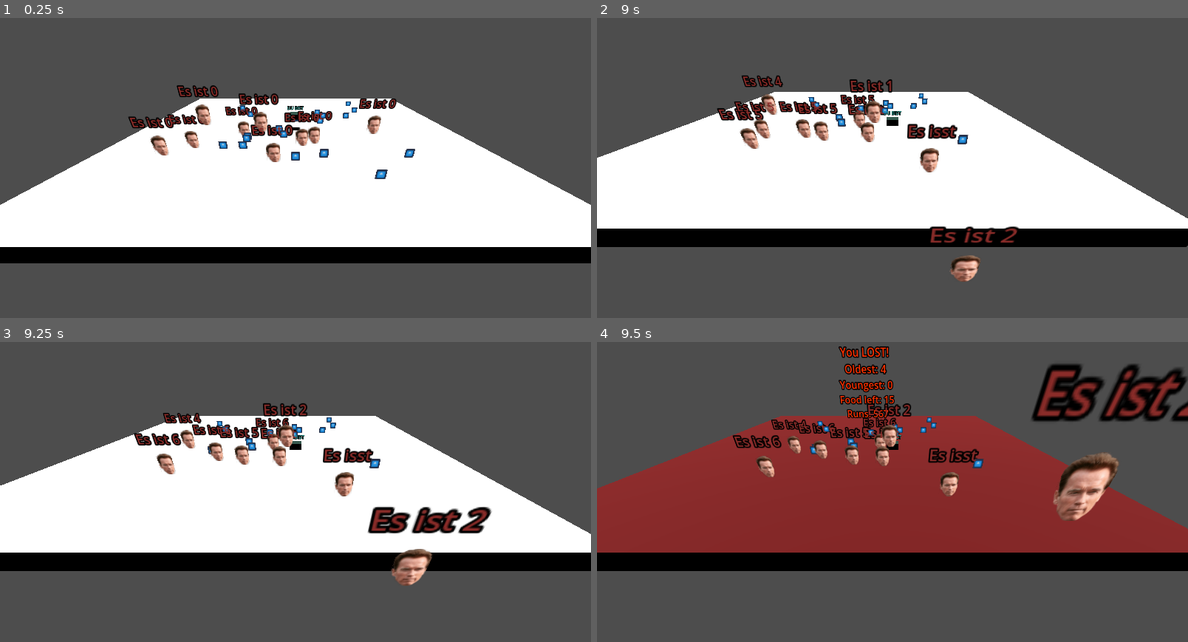
Above: before the commit, frames 1-4 (two rows, left to right).
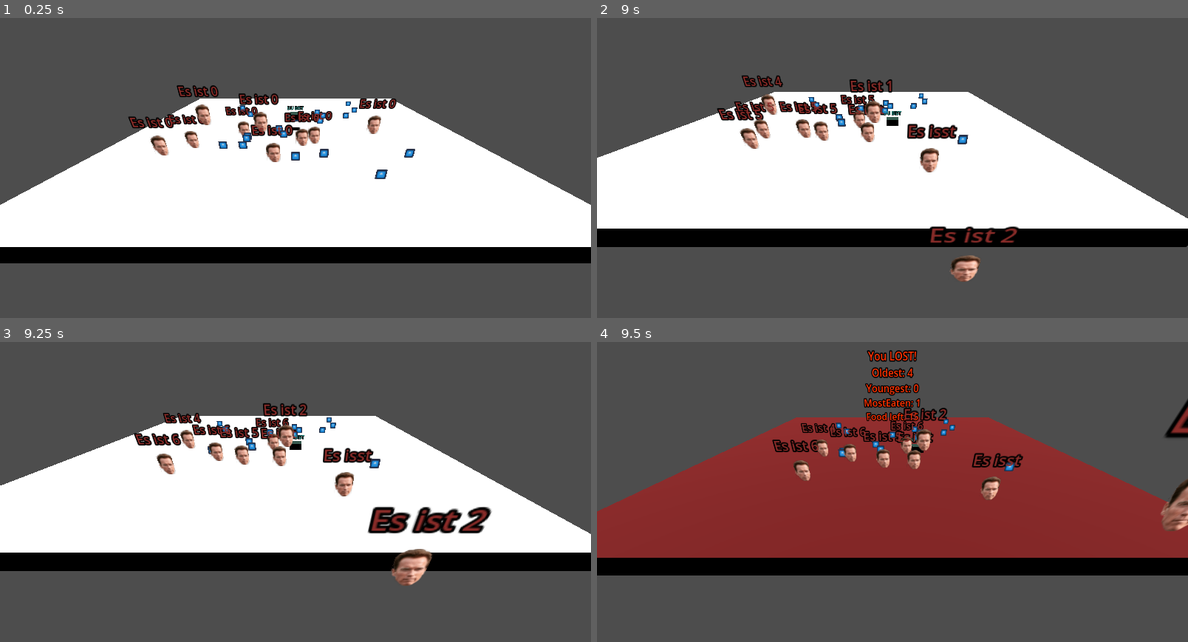
Above: after the commit, the same moments.

Repository: djaessel/godont
Game: Godot game, scene res://main.tscn
Same seed, same stepped clock (60 frames per second), same inputs: the game is played once before the commit and once after it. The engine's default icon, where the game draws it, is replaced by a stand-in: a white triangle on a blue panel in a dark square.
Inputs:
- Up to frame 1 (0.25 s): no input
- Up to frame 2 (9 s): hold Right (move_right) 0.53-1.28 s; tap Space (jump) at 0.77, 1.52, 3.02, 3.77, 4.52, 6.02, 6.77, 7.52 s; hold Down (move_back) 1.28-2.03 s; hold Right (move_right) 2.03-2.78 s; hold Up (move_forward) 2.78-3.53 s; hold Left (move_left) 3.53-5.03 s; hold Down (move_back) 5.03-5.78 s; hold Right (move_right) 5.78-6.53 s; hold Up (move_forward) 6.53-7.28 s; hold Right (move_right) 7.28-8.03 s; hold Down (move_back) 8.03-8.78 s; hold Left (move_left) from 8.78 s (still down)
- Up to frame 3 (9.25 s): keep holding Left (move_left); tap Space (jump) at 9.02 s
- Up to frame 4 (9.5 s): keep holding Left (move_left)

Frames 1-3 are identical in both runs. In frame 4, 17% of the frame differs, in the area x 0-100%, y 1-78%.

Commit message:
finish optimiztions + extra sounds

Diff:
--- a/Ground.gd
+++ b/Ground.gd
@@ -2,8 +2,9 @@
 
 @export var finish = false
 var force_finish = false
-var oldest = 0
+var oldest = -1
 var youngest = 1000000
+var mostEaten = -1
 var won = false
 var runsCount = 0
 var firstCallFinish = true
@@ -36,6 +37,23 @@
 		add_child(m)
 
 
+func createFinishLabel():
+	var groundMesh = get_node("SuperMesh")
+	var finishLabel = get_parent().get_node("FinishLabel")
+	if won:
+		finishLabel.text = "You WON!\n"
+		groundMesh.get_active_material(0).albedo_color = Color(0.1, 0.5, 0.1)
+	else:
+		finishLabel.text = "You LOST!\n"
+		finishLabel.modulate = Color(1.0, 0.2, 0.0)
+		groundMesh.get_active_material(0).albedo_color = Color(0.5, 0.1, 0.1)
+	finishLabel.text += "Oldest: " + str(oldest) + "\n"
+	finishLabel.text += "Youngest: " + str(youngest) + "\n"
+	finishLabel.text += "MostEaten: " + str(mostEaten) + "\n"
+	finishLabel.text += "Food left: " + str(len(getAllFood())) + "\n"
+	#finishLabel.text += "Runs: " + str(runsCount) + "\n"
+
+
 func doFinshingCode():
 	if force_finish:
 		get_tree().quit()
@@ -44,28 +62,25 @@
 
 		if youngest >= 1000000:
 			youngest = -1
-		if oldest == 0:
-			oldest = -1
 
-		var groundMesh = get_node("SuperMesh")
+		for m in getAllMobs():
+			if mostEaten < m.hasEaten:
+				mostEaten = m.hasEaten
+
 		var player = get_parent().get_node("Player")
 		if player.dead:
+			var groundMesh = get_node("SuperMesh")
 			groundMesh.get_active_material(0).albedo_color = Color(0.9, 0.1, 0.1)
 			for m in getAllMobs():
 				m.get_node("HastaLaVista").play()
 
-		var finishLabel = get_parent().get_node("FinishLabel")
 		if won:
-			finishLabel.text = "You WON!\n"
-			groundMesh.get_active_material(0).albedo_color = Color(0.1, 0.5, 0.1)
+			get_parent().get_node("won").play()
 		else:
-			finishLabel.text = "You LOST!\n"
-			finishLabel.modulate = Color(1.0, 0.2, 0.0)
-			groundMesh.get_active_material(0).albedo_color = Color(0.5, 0.1, 0.1)
-		finishLabel.text += "Oldest: " + str(oldest) + "\n"
-		finishLabel.text += "Youngest: " + str(youngest) + "\n"
-		finishLabel.text += "Food left: " + str(len(getAllFood())) + "\n"
-		finishLabel.text += "Runs: " + str(runsCount) + "\n"
+			get_parent().get_node("lost").play()
+
+		createFinishLabel()
+
 
 
 func getAllFood():
@@ -87,32 +102,38 @@
 func checkFallOver():
 	for m in getAllMobs():
 		if m.position.y < -5:
+			get_node("oneDied").play()
+
 			if m.cycles < youngest:
 				youngest = m.cycles
 			if m.cycles > oldest:
 				oldest = m.cycles
+			if mostEaten < m.hasEaten:
+				mostEaten = m.hasEaten
 			#print("One jumped over! > ", m.get_instance_id(), " | Cycles: ", m.cycles)
 			remove_child(m)
 
 
 func checkCollisions():
 	var allMobs = getAllMobs()
+	var player = get_parent().get_node("Player")
 	for m in allMobs:
 		for index in m.get_slide_collision_count():
 			var collision = m.get_slide_collision(index)
 			var body = collision.get_collider()
 			if "Player" in body.name:
 				finish = true
+				player.hit = true
 				m.get_node("Excellent").play()
 			elif "StaticBody3D" in body.name:
 				m.triggerEating = true
 				remove_child(body)
-	var player = get_parent().get_node("Player")
 	for index in player.get_slide_collision_count():
 		var collision = player.get_slide_collision(index)
 		var body = collision.get_collider()
 		if "CharacterBody3D" in body.name:
 			finish = true
+			player.hit = true
 
 
 func checkFinishConditions():
--- a/MyCam.gd
+++ b/MyCam.gd
@@ -13,9 +13,10 @@
 # Called every frame. 'delta' is the elapsed time since the previous frame.
 func _process(_delta):
 	var player = get_parent().get_node("Player")
-	if not player.dead:
+	var ground = get_parent().get_node("Ground")
+	if not player.dead and not player.hit and not ground.finish:
 		position.x = player.position.x
 		position.y = player.position.y + differ * 2
 	else:
 		position.x = 0
-		position.y = 10
+		position.y = 12
--- a/main.tscn
+++ b/main.tscn
@@ -1,9 +1,12 @@
-[gd_scene load_steps=8 format=3 uid="uid://bht7s8su4eybd"]
+[gd_scene load_steps=11 format=3 uid="uid://bht7s8su4eybd"]
 
 [ext_resource type="Script" path="res://Ground.gd" id="1_kq3cc"]
 [ext_resource type="PackedScene" uid="uid://biktulgqrrh4f" path="res://player.tscn" id="2_dsjst"]
 [ext_resource type="Script" path="res://MyCam.gd" id="3_plwtd"]
 [ext_resource type="AudioStream" uid="uid://ci2pcvnbs75he" path="res://backgroundMusic1.mp3" id="4_qi5pc"]
+[ext_resource type="AudioStream" uid="uid://3cgkefd683fo" path="res://sound/t1_be_back.wav" id="5_6j6iu"]
+[ext_resource type="AudioStream" uid="uid://d0p6v784b8qc" path="res://sound/t3_destiny.wav" id="6_gak0y"]
+[ext_resource type="AudioStream" uid="uid://bixl0g738kvjs" path="res://sound/t3_terminated.wav" id="7_rlw8f"]
 
 [sub_resource type="BoxShape3D" id="BoxShape3D_ylrk6"]
 size = Vector3(60, 2, 60)
@@ -19,6 +22,12 @@
 [node name="Ground" type="StaticBody3D" parent="."]
 transform = Transform3D(1, 0, 0, 0, 1, 0, 0, 0, 1, 0, -1, 0)
 script = ExtResource("1_kq3cc")
+
+[node name="oneDied" type="AudioStreamPlayer3D" parent="Ground"]
+stream = ExtResource("5_6j6iu")
+volume_db = -1.0
+pitch_scale = 0.79
+emission_angle_enabled = true
 
 [node name="SuperCollision" type="CollisionShape3D" parent="Ground"]
 shape = SubResource("BoxShape3D_ylrk6")
@@ -45,3 +54,12 @@
 stream = ExtResource("4_qi5pc")
 volume_db = -1.0
 pitch_scale = 0.48
+autoplay = true
+
+[node name="won" type="AudioStreamPlayer3D" parent="."]
+stream = ExtResource("6_gak0y")
+
+[node name="lost" type="AudioStreamPlayer3D" parent="."]
+stream = ExtResource("7_rlw8f")
+volume_db = 1.0
+pitch_scale = 0.7
--- a/moby.gd
+++ b/moby.gd
@@ -8,6 +8,8 @@
 @export var cycles = 0
 # can trigger eating
 @export var triggerEating = false
+
+@export var hasEaten = 0
 
 var target_velocity = Vector3.ZERO
 
@@ -42,6 +44,7 @@
 		if get_tree() != null: # safety since sometimes tree is null for some reason
 			await get_tree().create_timer(3).timeout
 		eating = false
+		hasEaten += 1
 	elif eating:
 		target_velocity = Vector3.ZERO;
 	else:
--- a/player.gd
+++ b/player.gd
@@ -6,6 +6,8 @@
 @export var fall_acceleration = 75
 # Player should be dead when true
 @export var dead = false
+# Player got hit or died
+@export var hit = false
 
 var target_velocity = Vector3.ZERO
 
Not shown, added: sound/t1_be_back.wav.import
Not shown, added: sound/t3_destiny.wav.import
Not shown, added: sound/t3_terminated.wav.import
Not shown, added: sound/t1_be_back.wav
Not shown, added: sound/t3_destiny.wav
Not shown, added: sound/t3_terminated.wav
